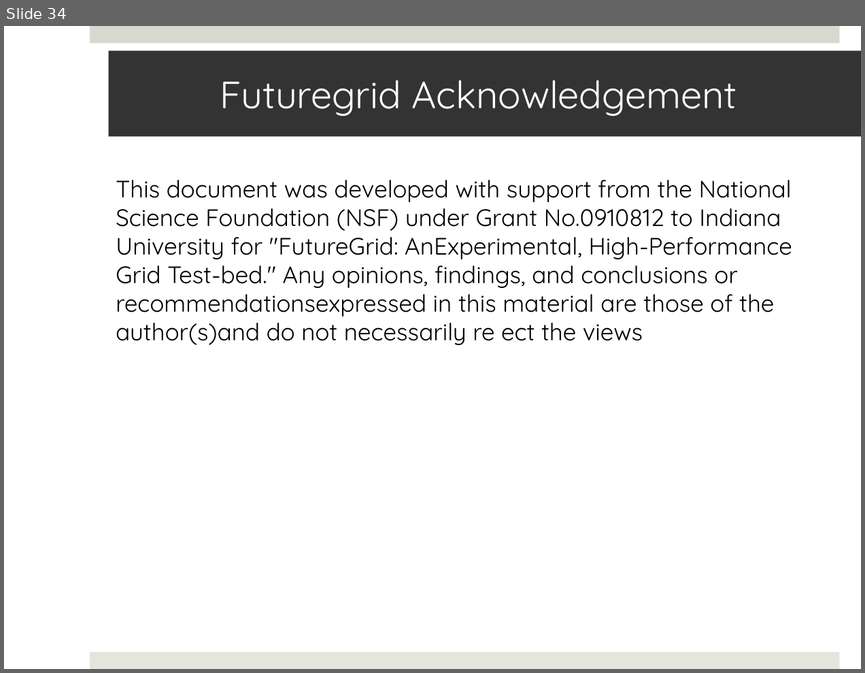
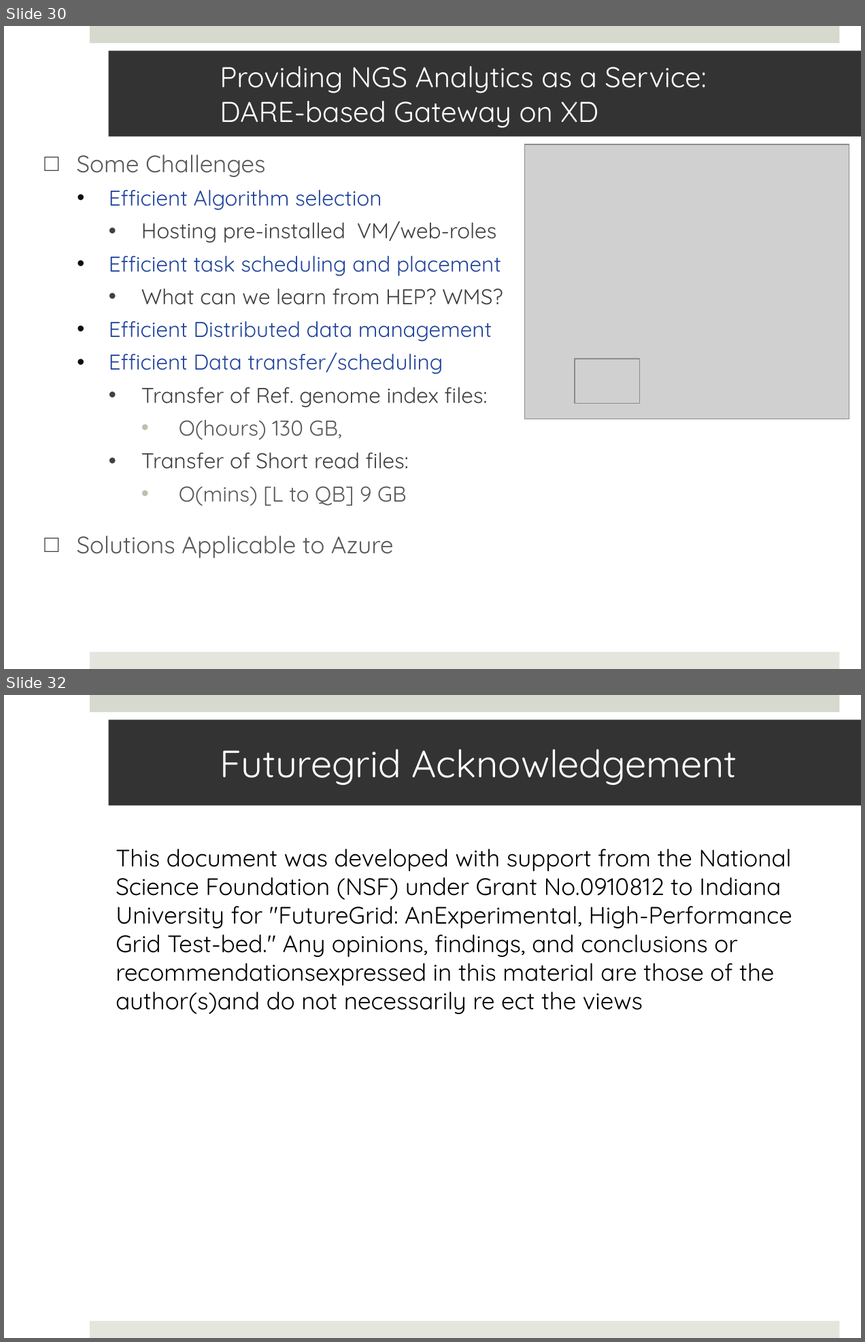
Before and after one commit to saga-project/saga-cpp-legacy-projects, a slide deck: saga-talks/abstractions_for_ls-microsoft.pptx. Shown one above the other, each under a label of ours: slide 34 before the commit, slides 30 and 32 after it; the slides between them are not shown. The pictures are 865x673 and 865x1342 pixels, drawn with LibreOffice and Linux fonts; fonts in the diff are those of the drawing; grey boxes stand for pictures; background and template pictures are left out. Boxes give left, top, right and bottom in pixels: in the first picture for what was removed or moved away, otherwise in the second. Text is boxed around its words. In the diff, an @@ line names an element or a change of style, - is before the commit and + after.

```diff
--- a/saga-talks/abstractions_for_ls-microsoft.pptx
+++ b/saga-talks/abstractions_for_ls-microsoft.pptx
@@ slide 30 added at bbox=[4, 26, 861, 669], background #FFFFFF; not listed: 2 template elements that a slide beside it also shows @@
@@ title added at bbox=[109, 51, 861, 137], fill #333333, 24 pt, text #FFFFFF @@
+Providing NGS Analytics as a Service:
+DARE-based Gateway on XD
@@ picture added at bbox=[525, 144, 850, 418] @@
@@ text added at bbox=[77, 155, 502, 558], 18 pt, text #21449B @@
+□ Some Challenges
+  • Efficient Algorithm selection
+    • Hosting pre-installed VM/web-roles
+  • Efficient task scheduling and placement
+    • What can we learn from HEP? WMS?
+  • Efficient Distributed data management
+  • Efficient Data transfer/scheduling
+    • Transfer of Ref. genome index files:
+      • O(hours) 130 GB,
+    • Transfer of Short read files:
+      • O(mins) [L to QB] 9 GB
+□ Solutions Applicable to Azure
@@ picture added at bbox=[575, 359, 640, 403] @@
@@ what was slide 34 is now slide 32 @@
```
Also in this commit, not shown: 4 slides changed, 3 slides removed.
